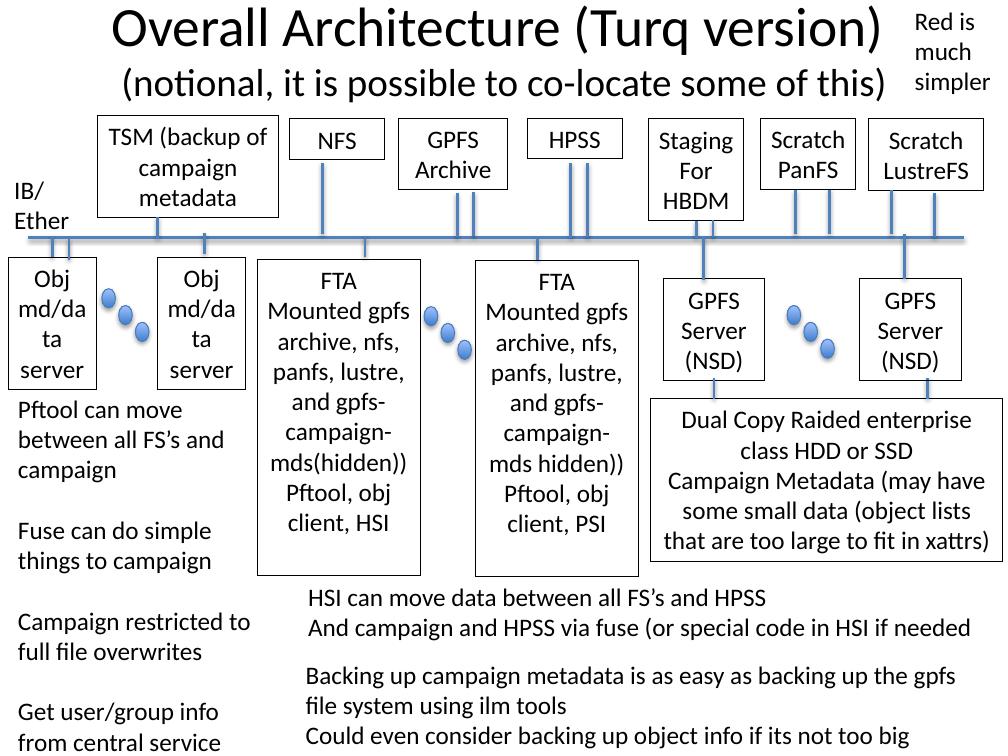
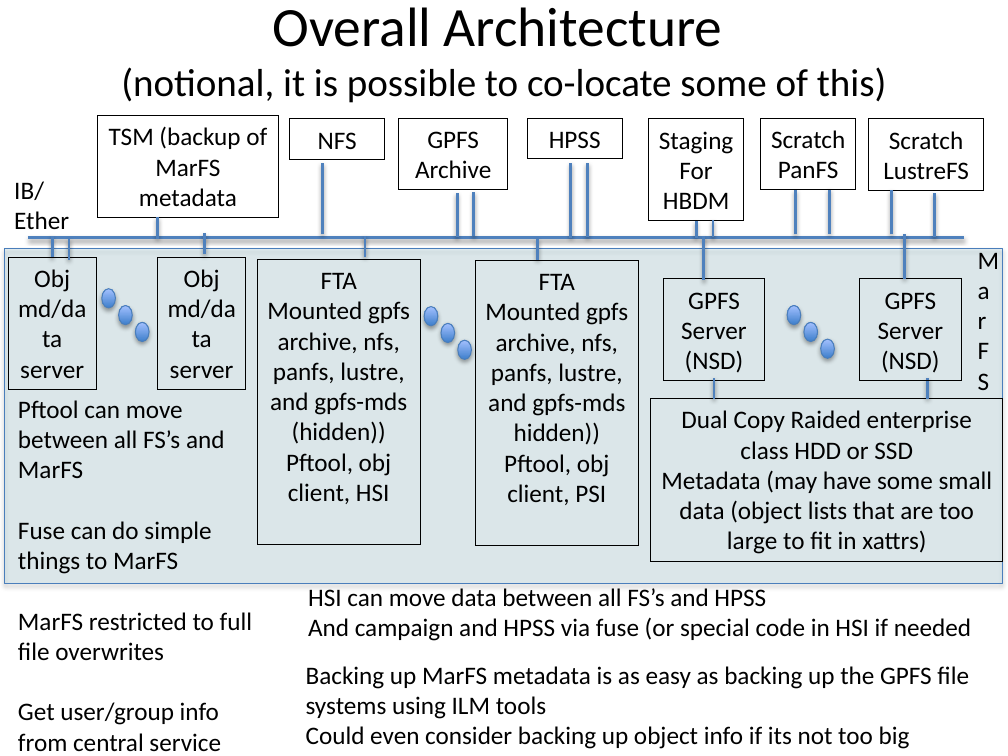
Before and after one commit to mar-file-system/marfs, a slide deck: slide 6 of Documentation/MarFS.pptx (slide 5 before the commit). Drawn at 1008x756 pixels with LibreOffice and Linux fonts; fonts in the diff are those of the drawing. Boxes give left, top, right and bottom in pixels: in the first picture for what was removed or moved away, otherwise in the second. Text is boxed around its words. In the diff, an @@ line names an element or a change of style, - is before the commit and + after.

```diff
--- a/Documentation/MarFS.pptx
+++ b/Documentation/MarFS.pptx
@@ title at (121, 7, 887, 103): text changed @@
-Overall Architecture (Turq version)
-(notional, it is possible to co-locate some of this)
+Overall Architecture
+(notional, it is possible to co-locate some of this)
@@ text removed at (915, 12, 991, 94) @@
-Red is much simpler
@@ text in rectangle at (109, 126, 267, 206): text changed @@
-TSM (backup of campaign metadata
+TSM (backup of MarFS metadata
@@ text added at (968, 239, 997, 402), 18 pt, text #000000 @@
+MarFS
@@ rectangle added at (4, 248, 1003, 584), fill #93CDDD at 20% opacity, outline #4B7EBC 0.75 pt @@
@@ rectangle "FTA": place and size @@
-rectangle "FTA" at (257, 259, 420, 575)
+rectangle "FTA" at (257, 259, 420, 544)
@@ rectangle "FTA": place and size @@
-rectangle "FTA" at (476, 261, 639, 577)
+rectangle "FTA" at (476, 261, 639, 546)
@@ text in rectangle at (267, 301, 410, 444): text changed @@
-Mounted gpfs archive, nfs, panfs, lustre, and gpfs-campaign-mds(hidden))
+Mounted gpfs archive, nfs, panfs, lustre, and gpfs-mds (hidden))
@@ text in rectangle at (485, 302, 628, 445): text changed @@
-Mounted gpfs archive, nfs, panfs, lustre, and gpfs-campaign-mds hidden))
+Mounted gpfs archive, nfs, panfs, lustre, and gpfs-mds hidden))
@@ text at (18, 400, 252, 661): text changed @@
-Pftool can move between all FS’s and campaign
-Fuse can do simple things to campaign
-Campaign restricted to full file overwrites
+Pftool can move between all FS’s and MarFS
+Fuse can do simple things to MarFS
+MarFS restricted to full file overwrites
@@ text in rectangle at (661, 470, 993, 554): text changed @@
-Campaign Metadata (may have some small data (object lists that are too large to fit in xattrs)
+Metadata (may have some small data (object lists that are too large to fit in xattrs)
@@ text at (306, 666, 969, 719): text changed @@
-Backing up campaign metadata is as easy as backing up the gpfs file system using ilm tools
+Backing up MarFS metadata is as easy as backing up the GPFS file systems using ILM tools
```
Also in this commit, not shown: 12 other slides changed, 8 slides added, 2 slides removed, 2 other files.
